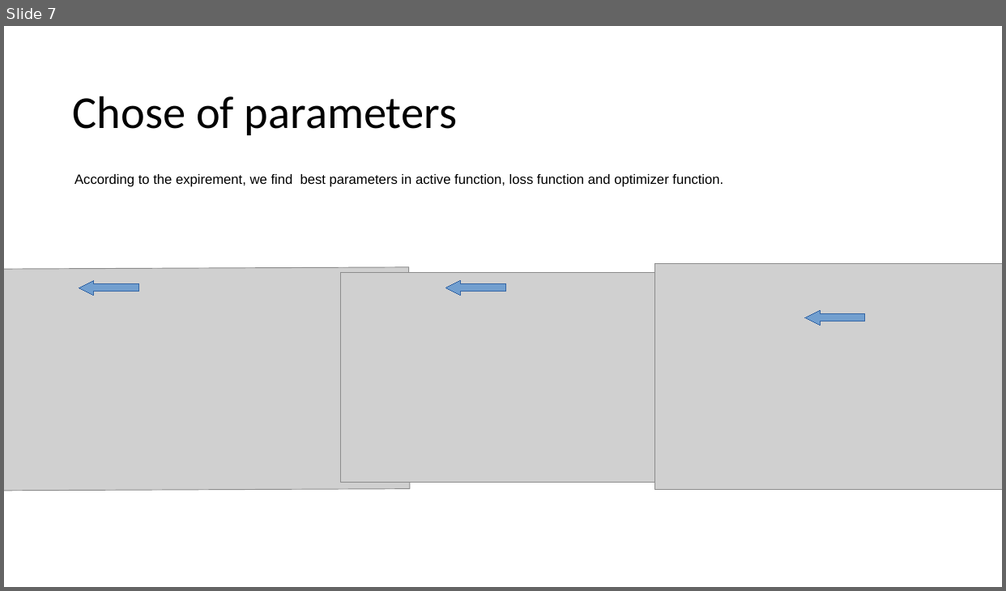
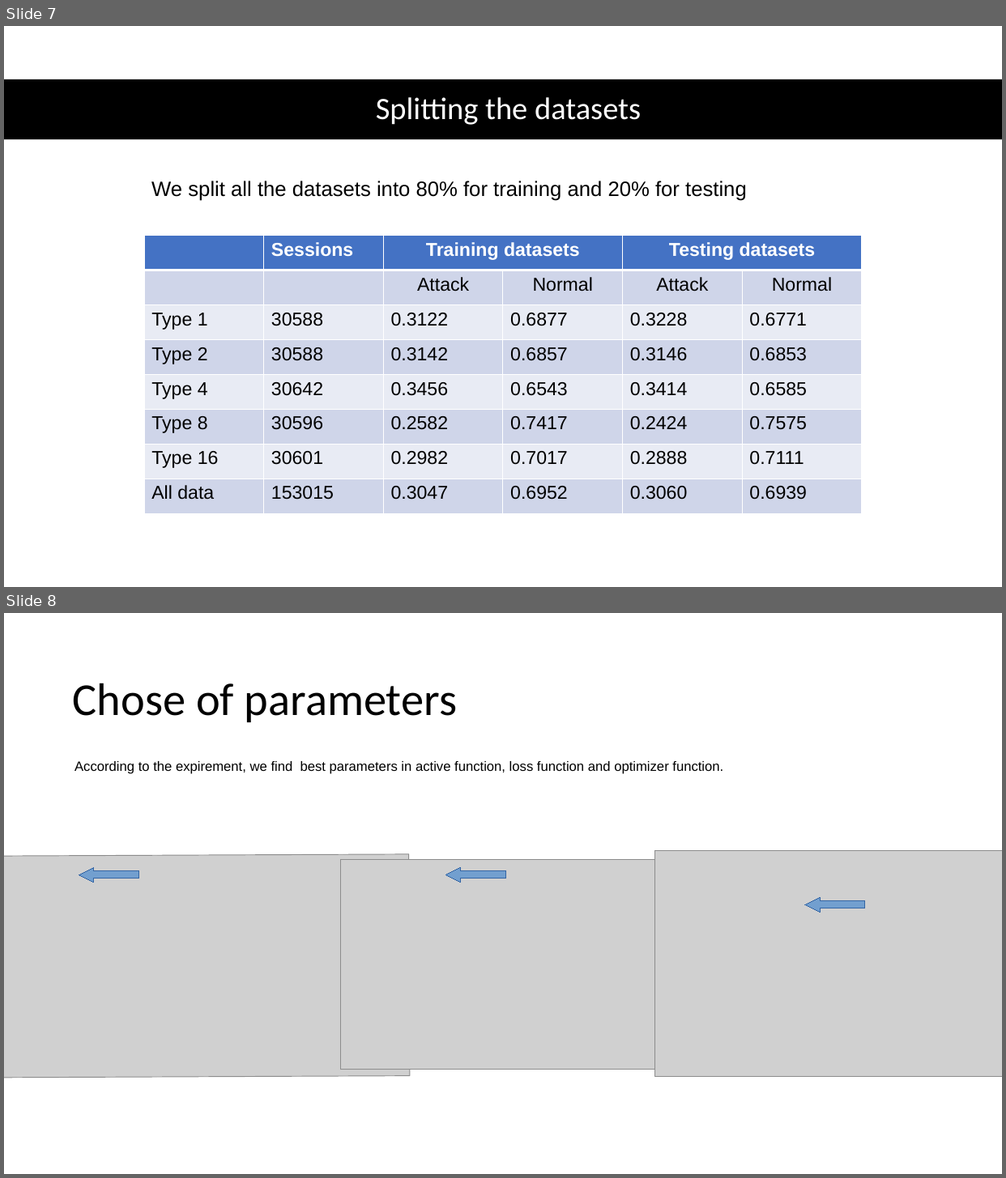
Before and after one commit to liangwangENST/SR2I208-Detection-Malicious-data, a slide deck: slide/Presentation.pptx. Shown one above the other, each under a label of ours: slide 7 before the commit, slides 7 and 8 after it. The pictures are 1006x591 and 1006x1178 pixels, drawn with LibreOffice and Linux fonts; fonts in the diff are those of the drawing; grey boxes stand for pictures. Boxes give left, top, right and bottom in pixels: in the first picture for what was removed or moved away, otherwise in the second. Text is boxed around its words. In the diff, an @@ line names an element or a change of style, - is before the commit and + after.

```diff
--- a/slide/Presentation.pptx
+++ b/slide/Presentation.pptx
@@ slide 7 added at (x1=4, y1=26, x2=1002, y2=587), background #FFFFFF @@
@@ rectangle added at (x1=4, y1=79, x2=1002, y2=139), fill #000000 @@
@@ text added at (x1=376, y1=97, x2=641, y2=125), 30 pt, text #FFFFFF @@
+Splitting the datasets
@@ text added at (x1=151, y1=181, x2=747, y2=201), 20 pt, text #000000 @@
+We split all the datasets into 80% for training and 20% for testing
@@ table added at (x1=144, y1=236, x2=863, y2=514), 8 rows, 6 columns @@
+ | Sessions | Training datasets |  | Testing datasets | 
+ |  | Attack | Normal | Attack | Normal
+Type 1 | 30588 | 0.3122 | 0.6877 | 0.3228 | 0.6771
+Type 2 | 30588 | 0.3142 | 0.6857 | 0.3146 | 0.6853
+Type 4 | 30642 | 0.3456 | 0.6543 | 0.3414 | 0.6585
+Type 8 | 30596 | 0.2582 | 0.7417 | 0.2424 | 0.7575
+Type 16 | 30601 | 0.2982 | 0.7017 | 0.2888 | 0.7111
+All data | 153015 | 0.3047 | 0.6952 | 0.3060 | 0.6939
@@ what was slide 7 is now slide 8 @@
```
Also in this commit, not shown: 5 slides changed, 4 other slides added, 4 slides removed, 5 other files.
